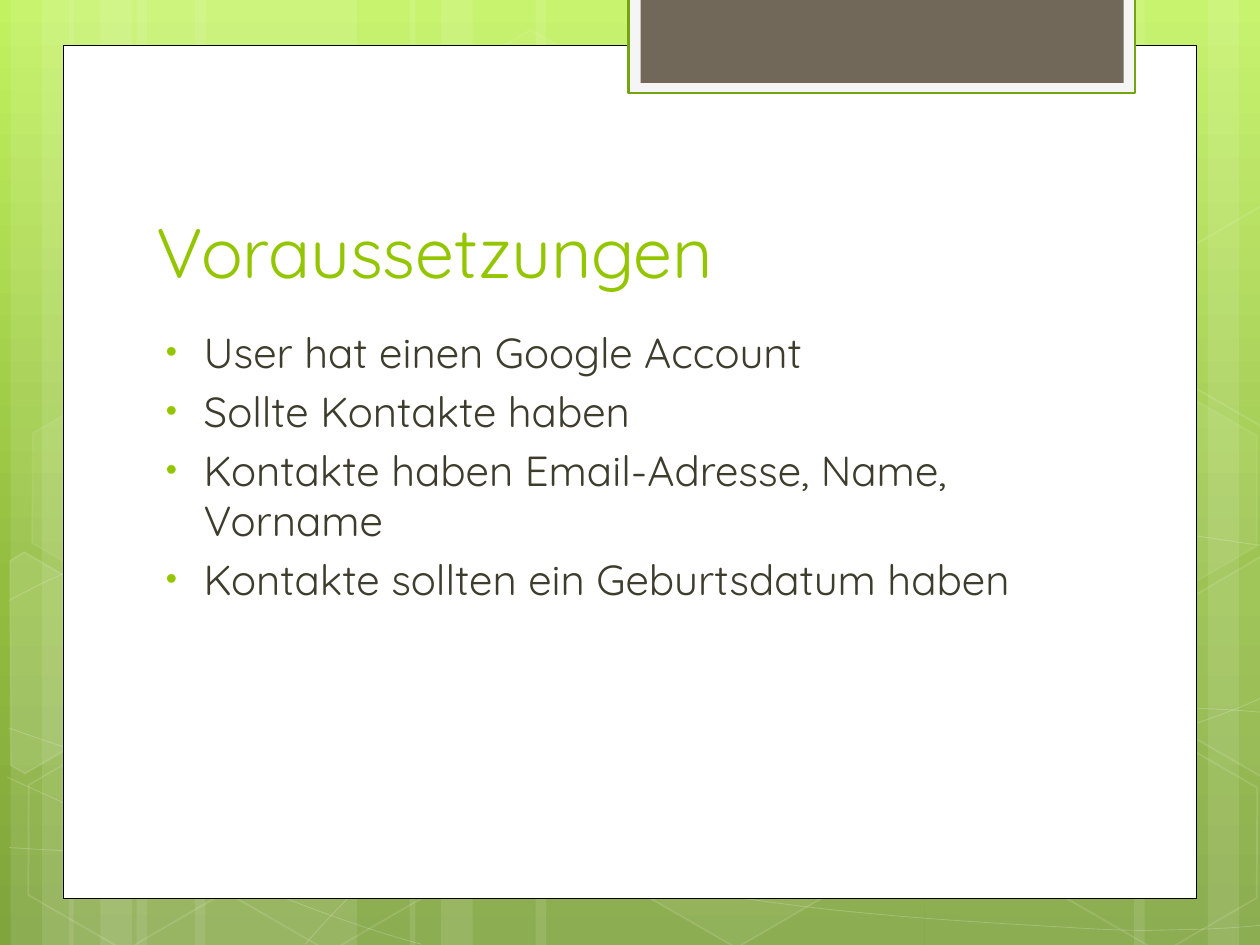
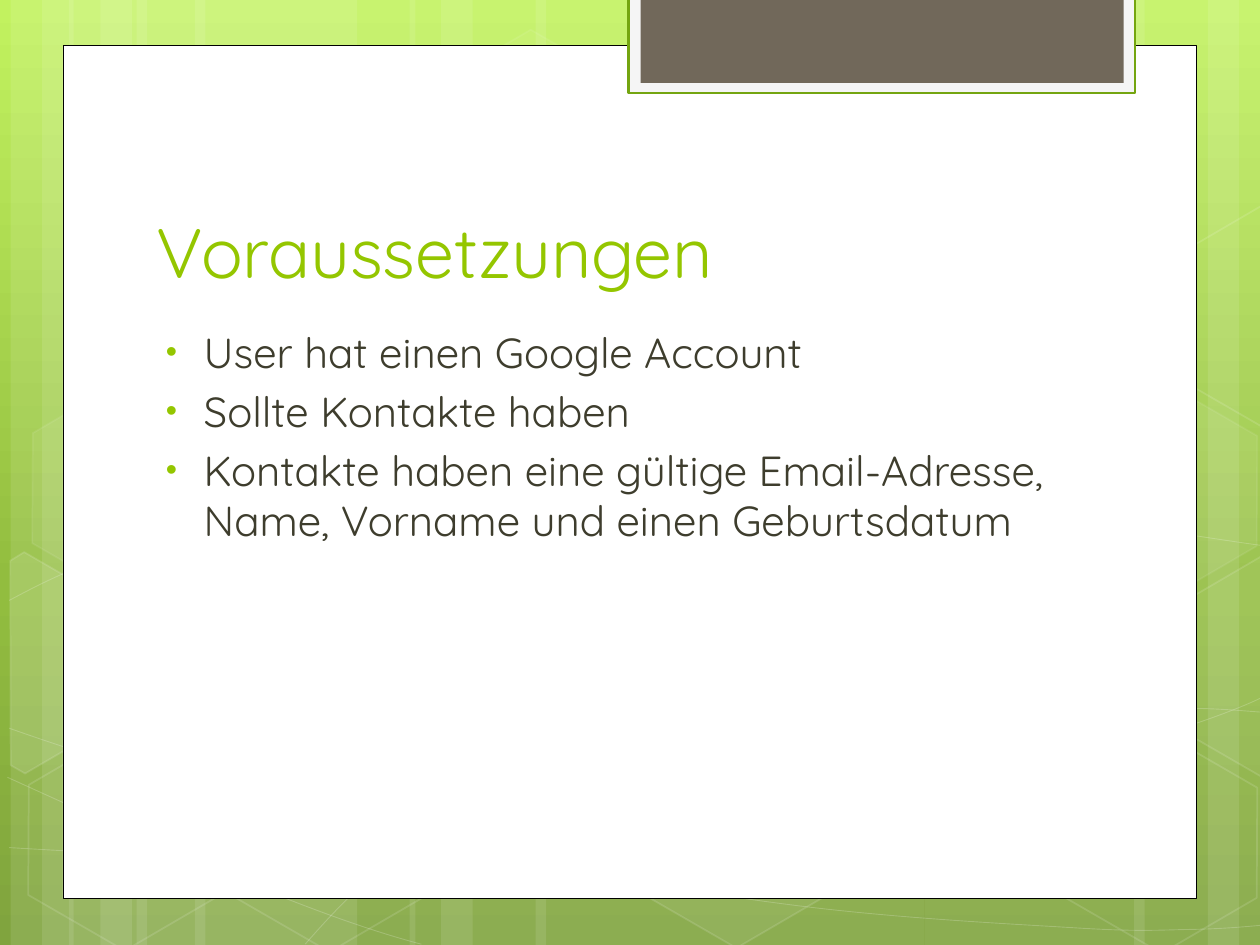
Before and after one commit to Yserz/Auto-B-Day, a slide deck: slide 6 of projectmanagement/presentations/3_Auto-B-Day_Endpraesentation.pptx. Drawn at 1260x945 pixels with LibreOffice and Linux fonts; fonts in the diff are those of the drawing. Boxes give left, top, right and bottom in pixels: in the first picture for what was removed or moved away, otherwise in the second. Text is boxed around its words. In the diff, an @@ line names an element or a change of style, - is before the commit and + after.

```diff
--- a/projectmanagement/presentations/3_Auto-B-Day_Endpraesentation.pptx
+++ b/projectmanagement/presentations/3_Auto-B-Day_Endpraesentation.pptx
@@ text at bbox=[204, 455, 1043, 541]: text changed @@
-• Kontakte haben Email-Adresse, Name, Vorname
-• Kontakte sollten ein Geburtsdatum haben
+• Kontakte haben eine gültige Email-Adresse, Name, Vorname und einen Geburtsdatum
```
Also in this commit, not shown: 4 other slides changed, 1 slide removed, 2 other files.
